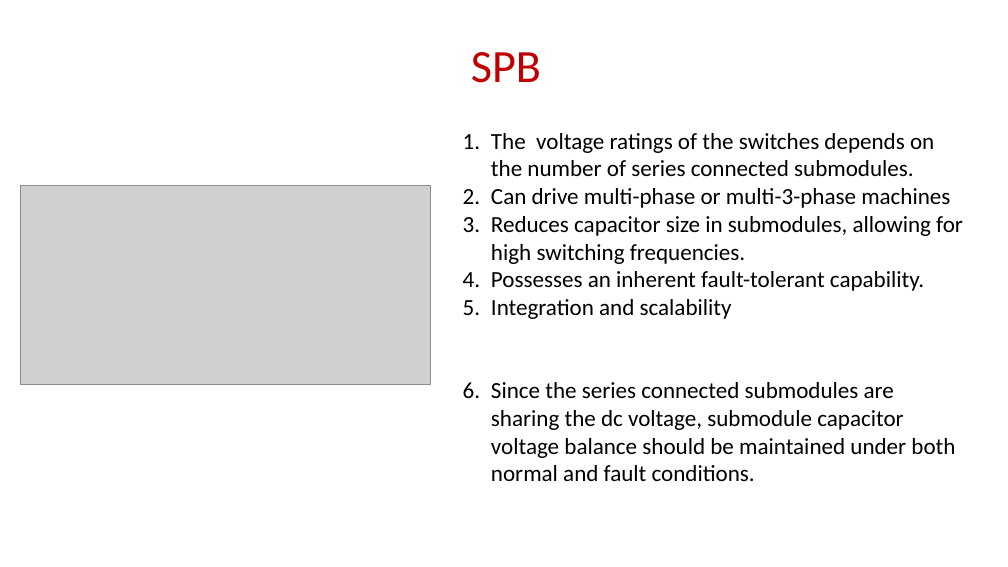
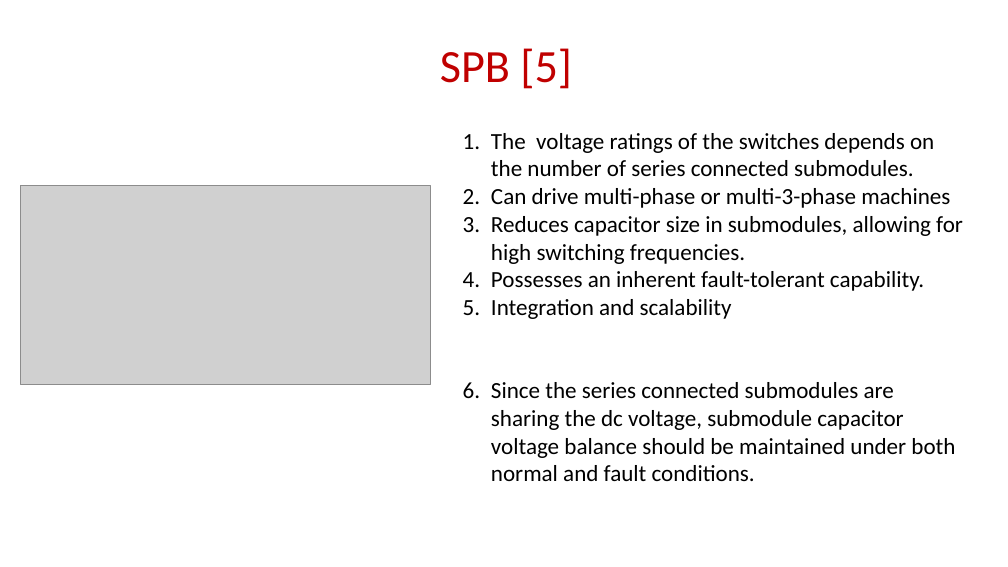
Before and after one commit to EnesAyaz/KTH, a slide deck: slide 10 of Weekly-Reports/InverterDesignConsideration.pptx (slide 9 before the commit). Drawn at 1008x567 pixels with LibreOffice and Linux fonts; fonts in the diff are those of the drawing; grey boxes stand for pictures. Boxes give left, top, right and bottom in pixels: in the first picture for what was removed or moved away, otherwise in the second. Text is boxed around its words. In the diff, an @@ line names an element or a change of style, - is before the commit and + after.

```diff
--- a/Weekly-Reports/InverterDesignConsideration.pptx
+++ b/Weekly-Reports/InverterDesignConsideration.pptx
@@ title at (x1=440, y1=48, x2=572, y2=89): text changed @@
-SPB
+SPB [5]
```
Also in this commit, not shown: 4 other slides changed, 13 slides added, 2 slides removed, 2 other files.
